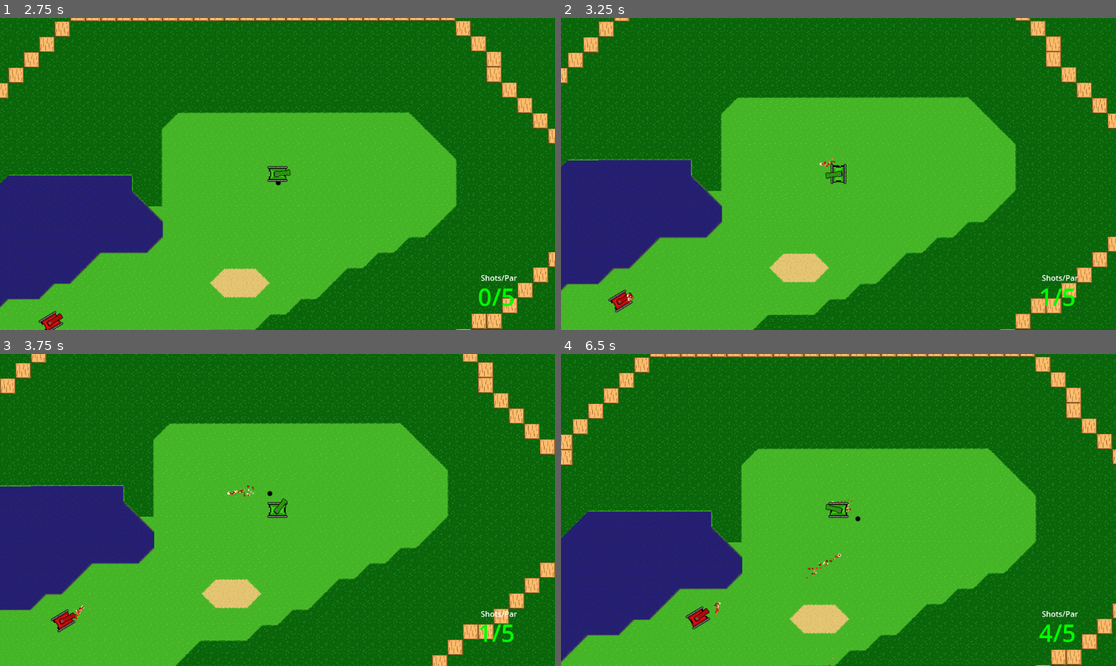
Above: before the commit, frames 1-4 (two rows, left to right).
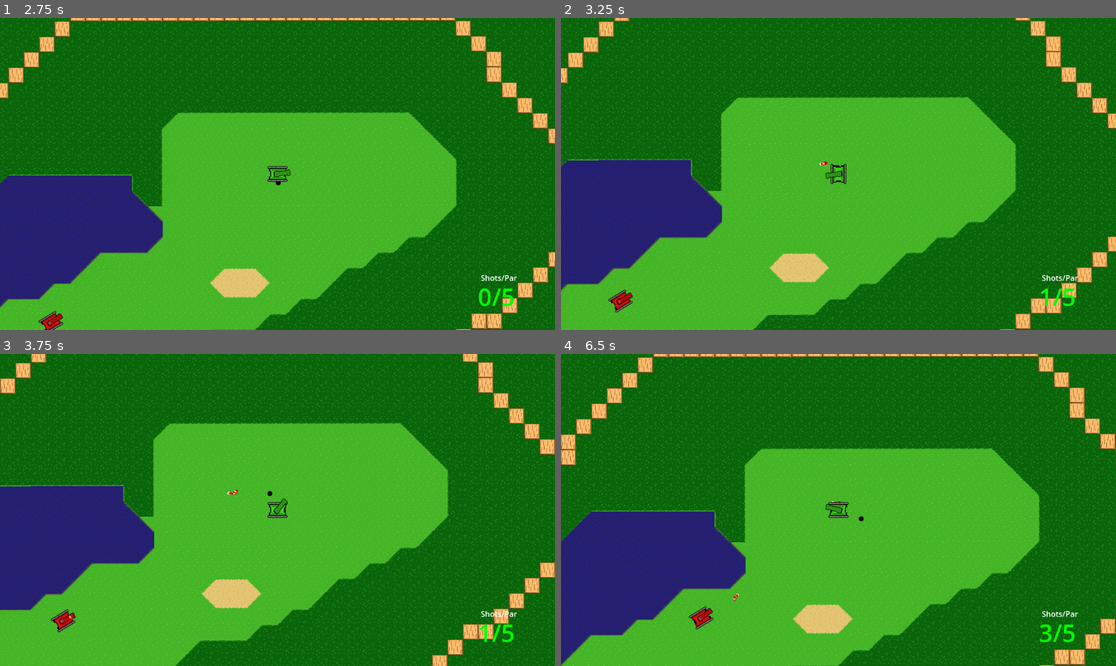
Above: after the commit, the same moments.

Repository: Sabertooth-Software/Bunker-Buster
Game: Godot game, scene res://Scenes/Levels/Title Screen.tscn
Same seed, same stepped clock (60 frames per second), same inputs: the game is played once before the commit and once after it. The engine's default icon, where the game draws it, is replaced by a stand-in: a white triangle on a blue panel in a dark square.
Inputs (mouse positions are in pixels of both pictures, inside the frame that each line leads up to):
- Up to frame 1 (2.75 s): click "Play" at 0.5 s; click "Fight!" at 1.25 s; move the mouse to (399, 158) at 2.02 s; press the mouse at (399, 158) at 2.03 s; hold Right (right) from 2.03 s (still down)
- Up to frame 2 (3.25 s): move the mouse to (727, 189) at 2.77 s; release Right (right) at 2.78 s; release the mouse at (727, 189) at 2.78 s; hold S (down) from 2.78 s (still down); tap Space (shoot) at 2.85 s
- Up to frame 3 (3.75 s): move the mouse to (333, 441) at 3.52 s; release S (down) at 3.53 s; press the mouse at (333, 441) at 3.53 s; hold Right (right) from 3.53 s (still down)
- Up to frame 4 (6.5 s): move the mouse to (810, 572) at 4.27 s; release Right (right) at 4.28 s; release the mouse at (810, 572) at 4.28 s; hold Up (up) 4.28-5.03 s; tap Space (shoot) at 4.35, 5.85 s; move the mouse to (1005, 556) at 5.02 s; press the mouse at (1005, 556) at 5.03 s; hold A (left) from 5.03 s (still down); move the mouse to (672, 463) at 5.77 s; release the mouse at (672, 463) at 5.78 s

Frame 1 is identical in both runs. In frame 2, less than 0.1% of the frame differs, in the area x 11-50%, y 44-92%; in frame 3, less than 0.1%; in frame 4, 7.8%, in the area x 0-100%, y 0-100%.

Commit message:
This didn't make the jam

Diff:
--- a/Scenes/Bullet.tscn
+++ b/Scenes/Bullet.tscn
@@ -15,7 +15,7 @@
 
 [node name="Bullet" type="RigidBody2D"]
 collision_layer = 16
-collision_mask = 27
+collision_mask = 11
 gravity_scale = 2.66454e-15
 contact_monitor = true
 script = ExtResource("1_6j12e")
@@ -28,14 +28,14 @@
 mesh = SubResource("SphereMesh_plxgq")
 
 [node name="Timer" type="Timer" parent="."]
-wait_time = 4.0
+wait_time = 2.0
 one_shot = true
 autostart = true
 
 [node name="CPUParticles2D" type="CPUParticles2D" parent="."]
 scale = Vector2(5, 5)
 amount = 30
-lifetime = 0.3
+lifetime = 0.1
 gravity = Vector2(2.08165e-12, 2.08165e-12)
 initial_velocity_min = 10.0
 initial_velocity_max = 15.0
--- a/Scenes/Characters/Enemies/red_tank.tscn
+++ b/Scenes/Characters/Enemies/red_tank.tscn
@@ -15,7 +15,7 @@
 collision_mask = 283
 script = ExtResource("1_hmcf7")
 bullet = ExtResource("3_6ux1k")
-timeout = 1.5
+timeout = 2.5
 points = Array[Vector2]([Vector2(477, -44), Vector2(722, -44)])
 Speed = 10.0
 Bullet_Speed = 1.0
--- a/Scenes/Levels/Hole 9.tscn
+++ b/Scenes/Levels/Hole 9.tscn
@@ -67,13 +67,11 @@
 [node name="RedTank" parent="." node_paths=PackedStringArray("target") instance=ExtResource("5_ijpqx")]
 position = Vector2(288, 352)
 target = NodePath("")
-timeout = null
 points = Array[Vector2]([Vector2(288, 352), Vector2(288, 576), Vector2(688, 576), Vector2(288, 576)])
 
 [node name="RedTank2" parent="." node_paths=PackedStringArray("target") instance=ExtResource("5_ijpqx")]
 position = Vector2(576, 736)
 target = NodePath("")
-timeout = null
 points = Array[Vector2]([Vector2(576, 736), Vector2(192, 736), Vector2(192, 400), Vector2(192, 736)])
 
 [node name="water38" parent="RedTank2" instance=ExtResource("9_ef247")]
@@ -82,13 +80,11 @@
 [node name="RedTank3" parent="." node_paths=PackedStringArray("target") instance=ExtResource("5_ijpqx")]
 position = Vector2(1184, 128)
 target = NodePath("")
-timeout = null
 points = Array[Vector2]([Vector2(1008, 224), Vector2(1184, 128)])
 
 [node name="RedTank4" parent="." node_paths=PackedStringArray("target") instance=ExtResource("5_ijpqx")]
 position = Vector2(800, -96)
 target = NodePath("")
-timeout = null
 points = Array[Vector2]([Vector2(800, -96), Vector2(800, -336)])
 
 [node name="GolfBall" parent="." instance=ExtResource("6_x3jpw")]
--- a/Scripts/Characters/Enemy/EnemyTank.gd
+++ b/Scripts/Characters/Enemy/EnemyTank.gd
@@ -12,11 +12,14 @@
 var point_index: int = 0
 var next_point: Vector2
 var move_vector: Vector2
+var rng = RandomNumberGenerator.new()
 
 var _destroyed: bool = false
 
 func _ready():
 	super._ready()
+
+
 	add_to_group(ShotCounter.tank_group)
 	if target == null:
 		var player_tank: Node = get_tree().get_current_scene().get_node("PlayerTank")
@@ -55,6 +58,8 @@
 		_destroyed = true
 
 func on_timeout():
+	var my_random_number = rng.randf_range(1.5, 2.5)
+	timer.wait_time = my_random_number
 	assert(target != null, "Tried to shoot without target assigned to enemy tank")
 	var shooting_vector: Vector2 = target.global_position - global_position
 	assert(bullet != null, "Tried to shoot without Bullet assigned to enemy tank")
@@ -69,5 +74,6 @@
 
 func _setup_timer():
 	timer.timeout.connect(on_timeout)
-	timer.wait_time = timeout
+	var my_random_number = rng.randf_range(1.5, 2.5)
+	timer.wait_time = my_random_number
 	timer.start()
--- a/Scripts/Components/SceneManager.gd
+++ b/Scripts/Components/SceneManager.gd
@@ -12,12 +12,12 @@
 		"res://Scenes/Levels/Hole 1.tscn": LevelData.new(1, 5),
 		"res://Scenes/Levels/Hole 2.tscn": LevelData.new(2, 8),
 		"res://Scenes/Levels/Hole 3.tscn": LevelData.new(3, 10),
-		"res://Scenes/Levels/Hole 4.tscn": LevelData.new(4, 7),
-		"res://Scenes/Levels/Hole 5.tscn": LevelData.new(5, 7),
-		"res://Scenes/Levels/Hole 6.tscn": LevelData.new(6, 7),
+		"res://Scenes/Levels/Hole 4.tscn": LevelData.new(4, 11),
+		"res://Scenes/Levels/Hole 5.tscn": LevelData.new(5, 12),
+		"res://Scenes/Levels/Hole 6.tscn": LevelData.new(6, 8),
 		"res://Scenes/Levels/Hole 7.tscn": LevelData.new(7, 8),
 		"res://Scenes/Levels/Hole 8.tscn": LevelData.new(8, 11),
-		"res://Scenes/Levels/Hole 9.tscn": LevelData.new(9, 11)
+		"res://Scenes/Levels/Hole 9.tscn": LevelData.new(9, 17)
 	}
 	var current: String = get_tree().get_current_scene().scene_file_path
 	if level_data.get(current) != null:
Not shown, changed: .gitignore
